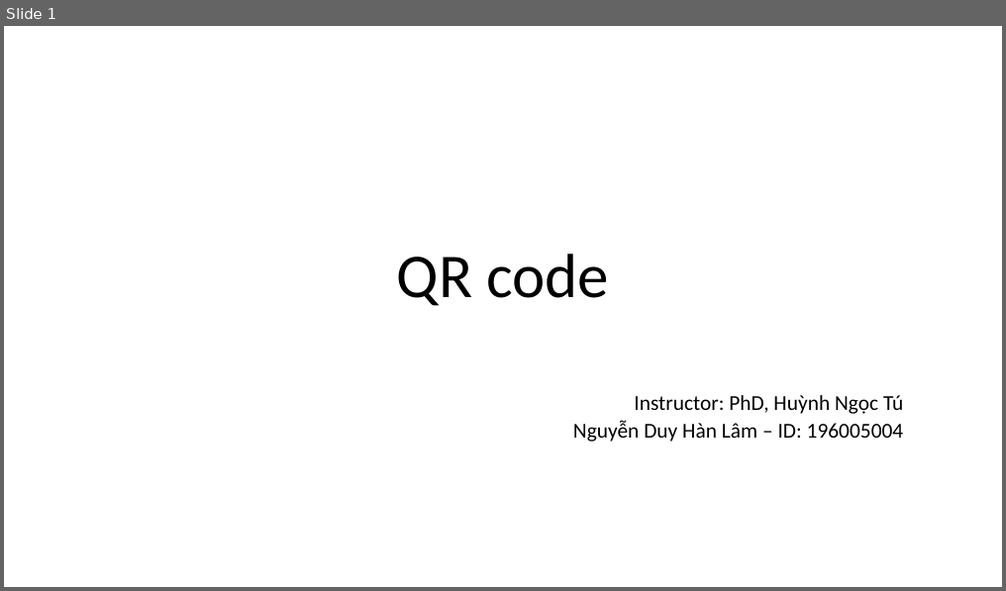
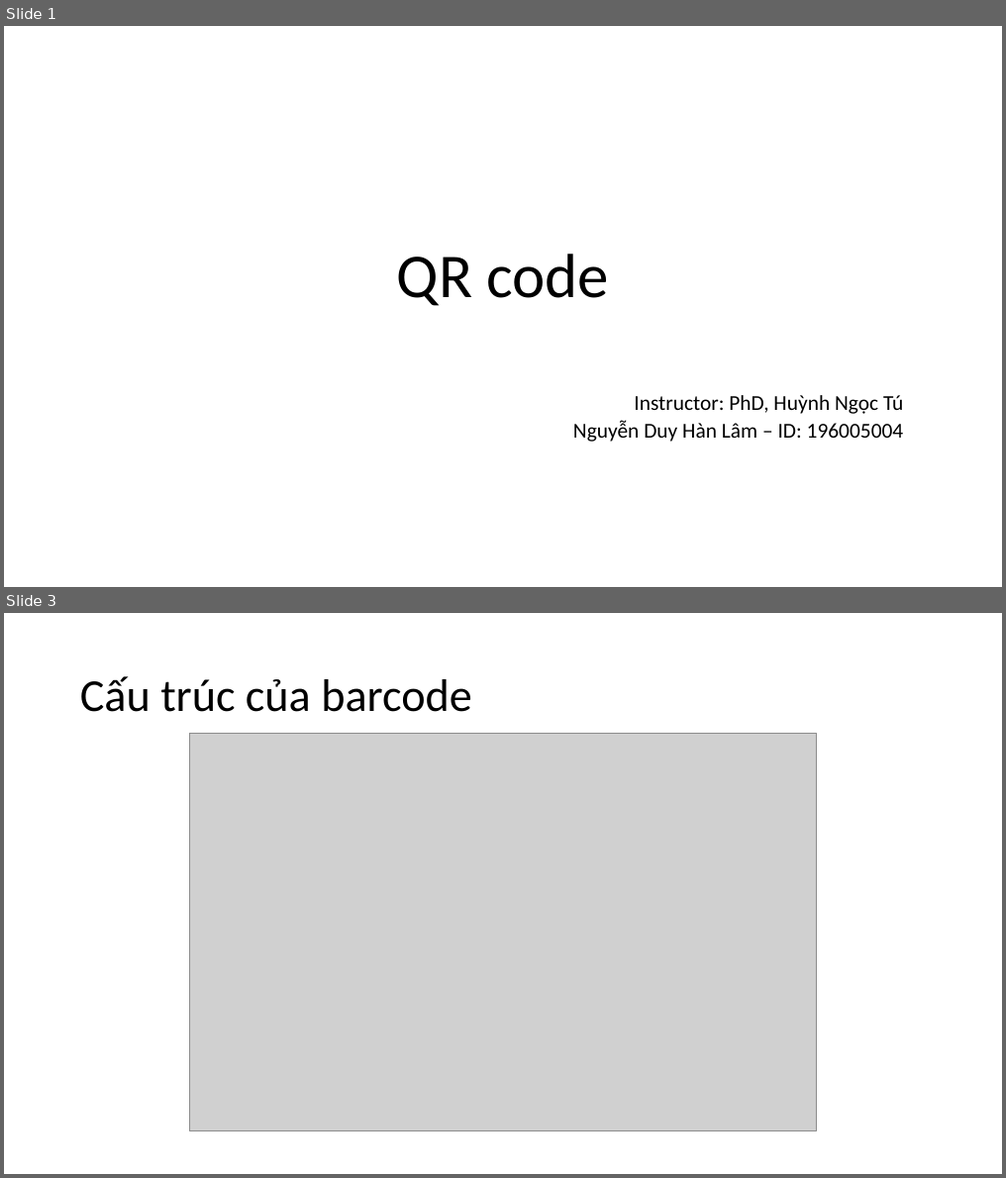
Before and after one commit to nguyenduyhanlam/Information_Security, a slide deck: QR code.pptx. Shown one above the other, each under a label of ours: slide 1 before the commit, slides 1 and 3 after it; the slides between them are not shown. The pictures are 1006x591 and 1006x1178 pixels, drawn with LibreOffice and Linux fonts; fonts in the diff are those of the drawing; grey boxes stand for pictures. Boxes give left, top, right and bottom in pixels: in the first picture for what was removed or moved away, otherwise in the second. Text is boxed around its words. In the diff, an @@ line names an element or a change of style, - is before the commit and + after.

```diff
--- a/QR code.pptx
+++ b/QR code.pptx
@@ slide 3 added at (4, 613, 1002, 1174), background #FFFFFF @@
@@ title added at (80, 676, 472, 712), 44 pt, text #000000 @@
+Cấu trúc của barcode
@@ picture added at (190, 734, 817, 1131) @@
```
Also in this commit, not shown: 21 other slides added.
